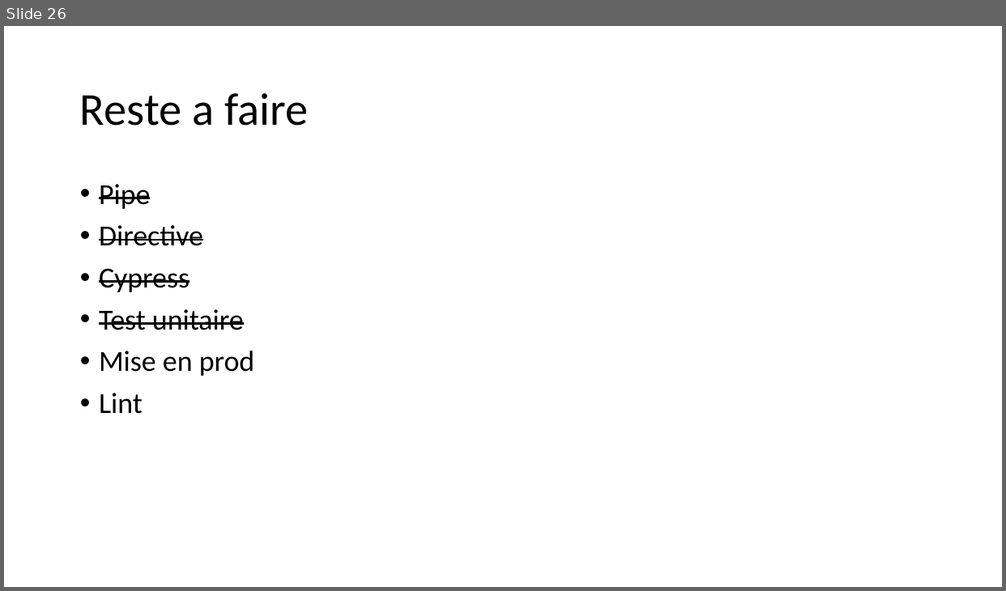
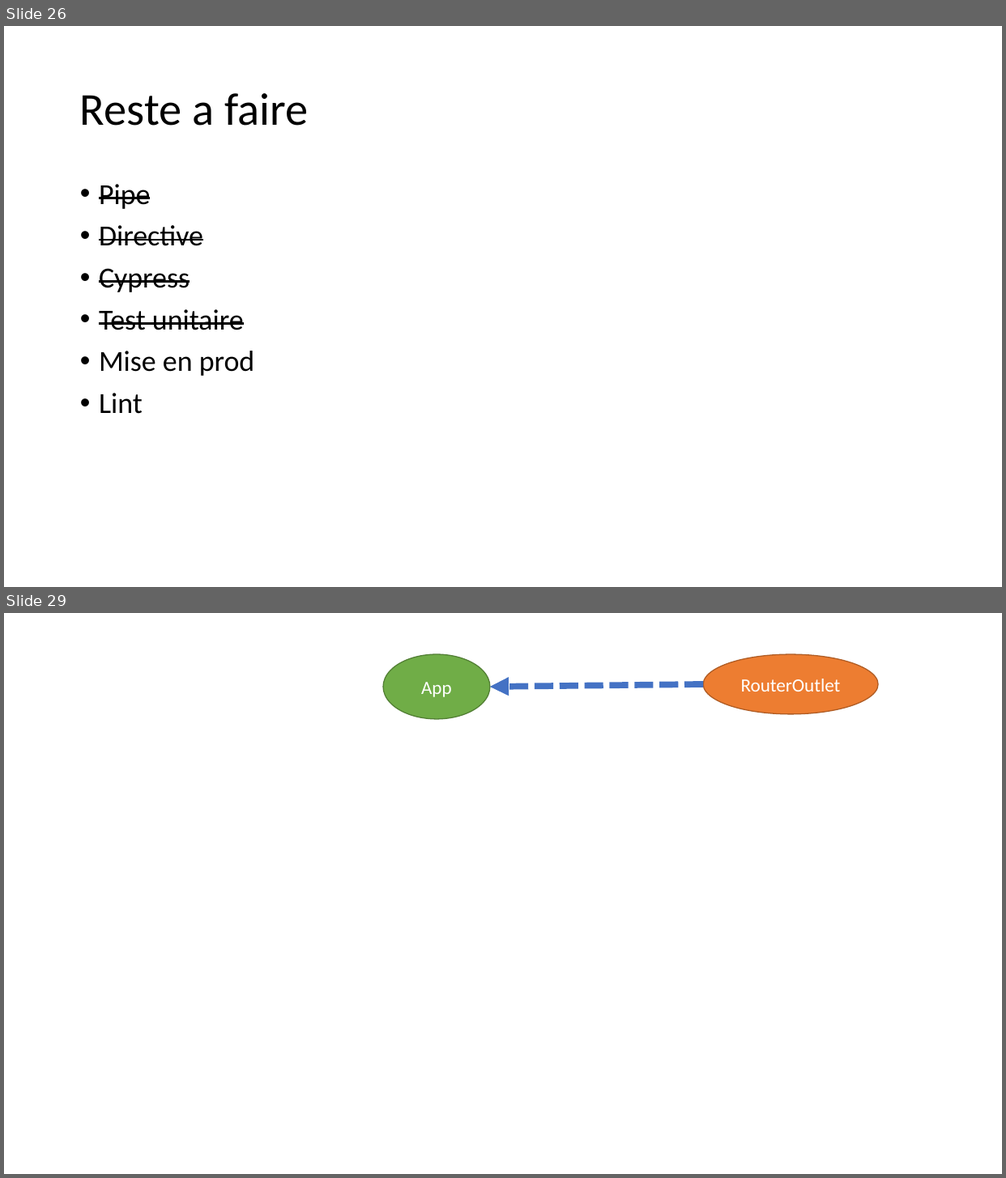
Before and after one commit to jlg-formation/agu-dec-2022, a slide deck: notes.pptx. Shown one above the other, each under a label of ours: slide 26 before the commit, slides 26 and 29 after it; the slides between them are not shown. The pictures are 1006x591 and 1006x1178 pixels, drawn with LibreOffice and Linux fonts; fonts in the diff are those of the drawing. Boxes give left, top, right and bottom in pixels: in the first picture for what was removed or moved away, otherwise in the second. Text is boxed around its words. In the diff, an @@ line names an element or a change of style, - is before the commit and + after.

```diff
--- a/notes.pptx
+++ b/notes.pptx
@@ slide 29 added at <box>4,613,1002,1174</box>, background #FFFFFF @@
@@ ellipse added at <box>384,654,491,718</box>, fill #70AD47, outline #538035 1 pt, 18 pt, text #FFFFFF @@
+App
@@ ellipse added at <box>703,654,879,714</box>, fill #ED7D31, outline #AF5C24 1 pt, 18 pt, text #FFFFFF @@
+RouterOutlet
@@ arrow added from (703, 684) to (490, 687), #4472C4 6 pt dashed @@
```
Also in this commit, not shown: 8 other slides added, 1 other file.
